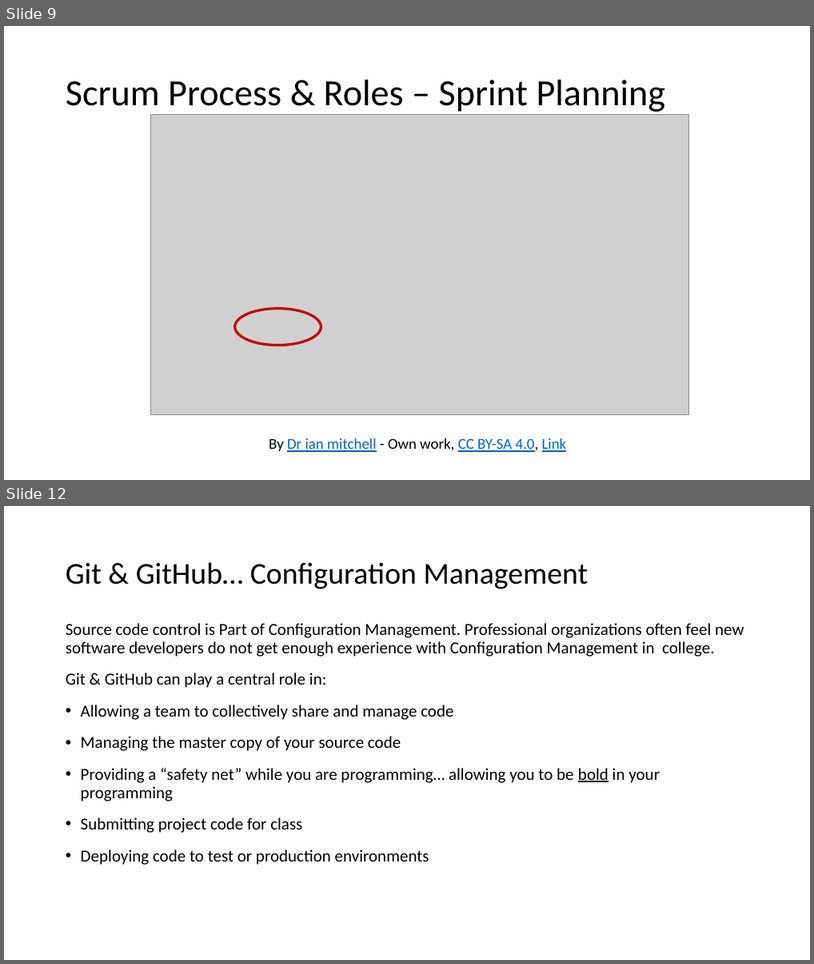
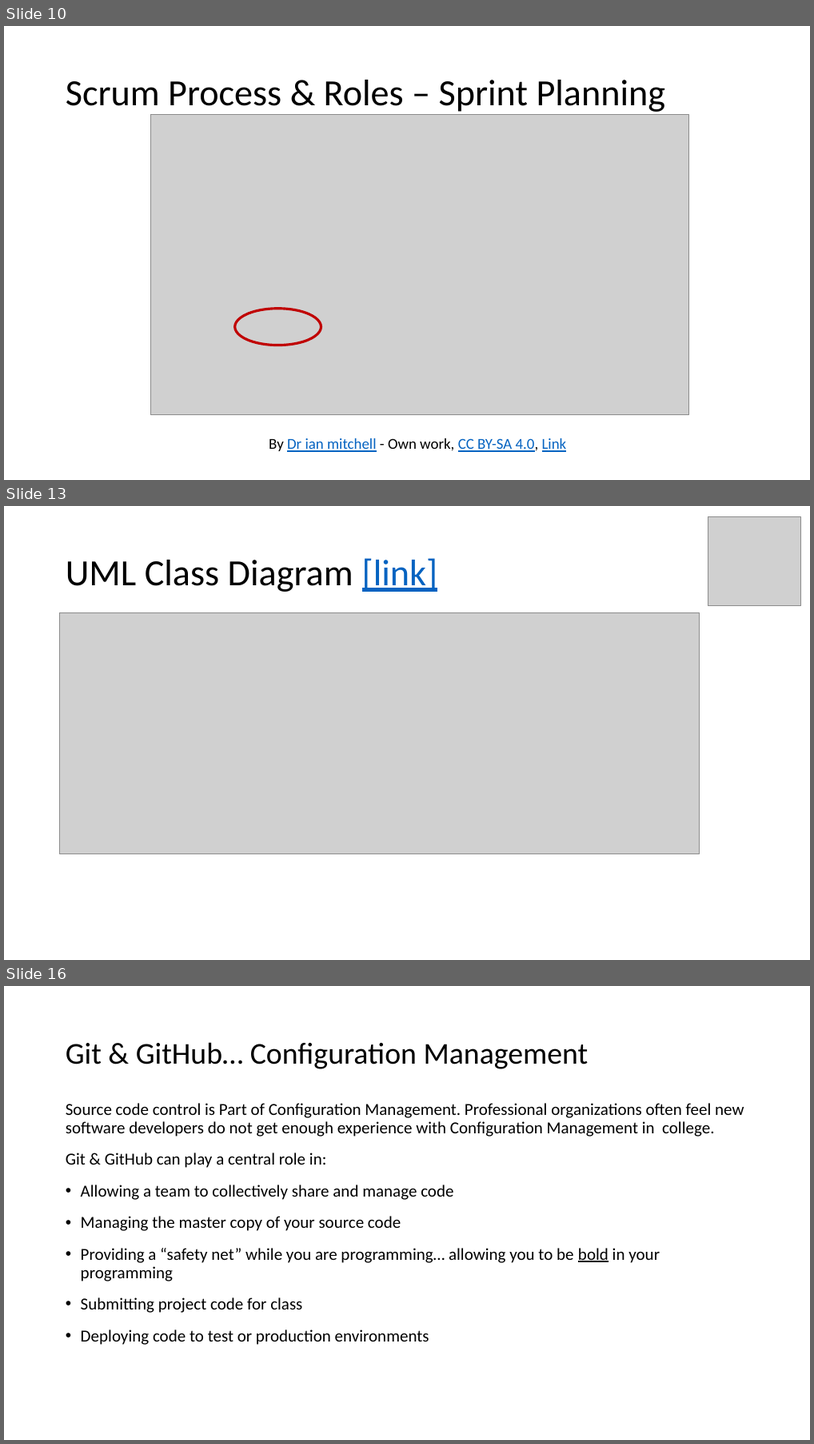
Before and after one commit to EricJPogue/CPSC-24500, a slide deck: lecture-slides/2020-01-28-oop.pptx. Shown one above the other, each under a label of ours: slides 9 and 12 before the commit, slides 10, 13 and 16 after it; the slides between them are not shown. The pictures are 814x964 and 814x1444 pixels, drawn with LibreOffice and Linux fonts; fonts in the diff are those of the drawing; grey boxes stand for pictures. Boxes give left, top, right and bottom in pixels: in the first picture for what was removed or moved away, otherwise in the second. Text is boxed around its words. In the diff, an @@ line names an element or a change of style, - is before the commit and + after.

```diff
--- a/lecture-slides/2020-01-28-oop.pptx
+++ b/lecture-slides/2020-01-28-oop.pptx
@@ slide 13 added at (x1=4, y1=506, x2=810, y2=960), background #FFFFFF @@
@@ picture added at (x1=709, y1=517, x2=802, y2=606) @@
@@ title added at (x1=66, y1=558, x2=438, y2=592), 44 pt, text #000000 @@
+UML Class Diagram [link]
@@ picture added at (x1=60, y1=612, x2=700, y2=853) @@
@@ what was slide 9 is now slide 10 @@
@@ what was slide 12 is now slide 16 @@
```
Also in this commit, not shown: 4 slides changed, 3 other slides added, 1 other file.
